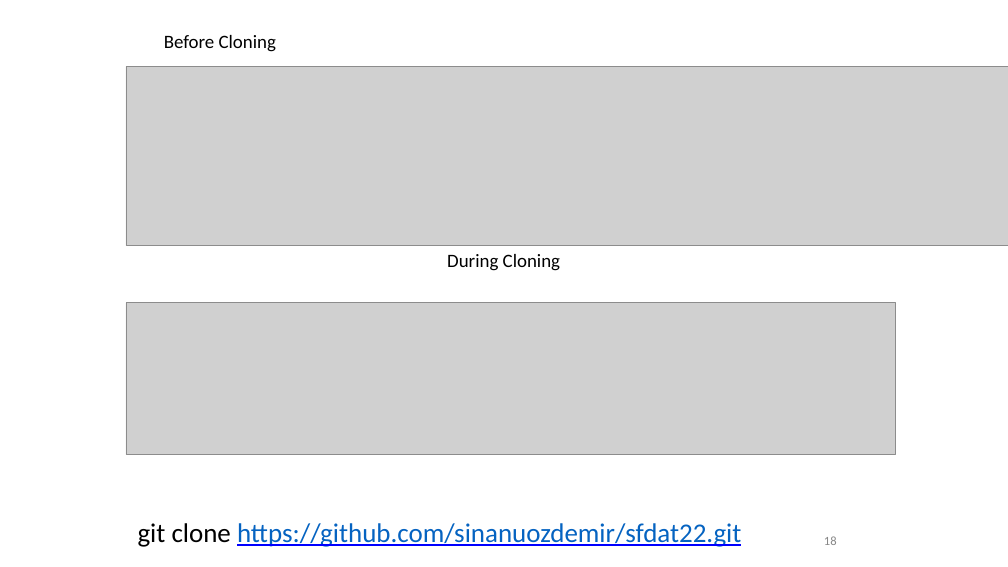
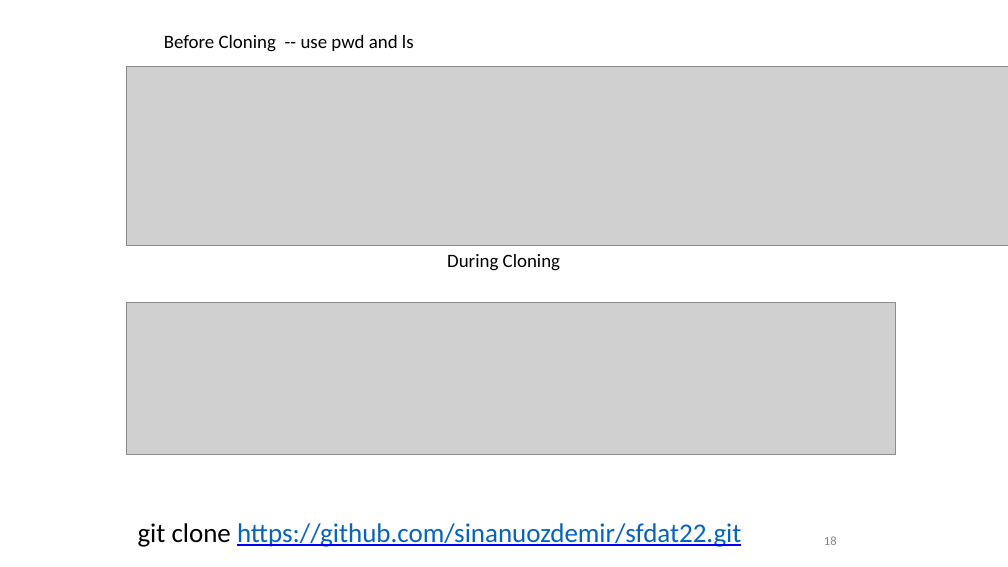
Before and after one commit to sinanuozdemir/sfdat22, a slide deck: slide 18 of slides/02_git.pptx. Drawn at 1008x567 pixels with LibreOffice and Linux fonts; fonts in the diff are those of the drawing; grey boxes stand for pictures. Boxes give left, top, right and bottom in pixels: in the first picture for what was removed or moved away, otherwise in the second. Text is boxed around its words. In the diff, an @@ line names an element or a change of style, - is before the commit and + after.

```diff
--- a/slides/02_git.pptx
+++ b/slides/02_git.pptx
@@ title at (164,35,414,52): text changed @@
-Before Cloning
+Before Cloning -- use pwd and ls
```
Also in this commit, not shown: 8 other slides changed, 1 slide added, 2 other files.
